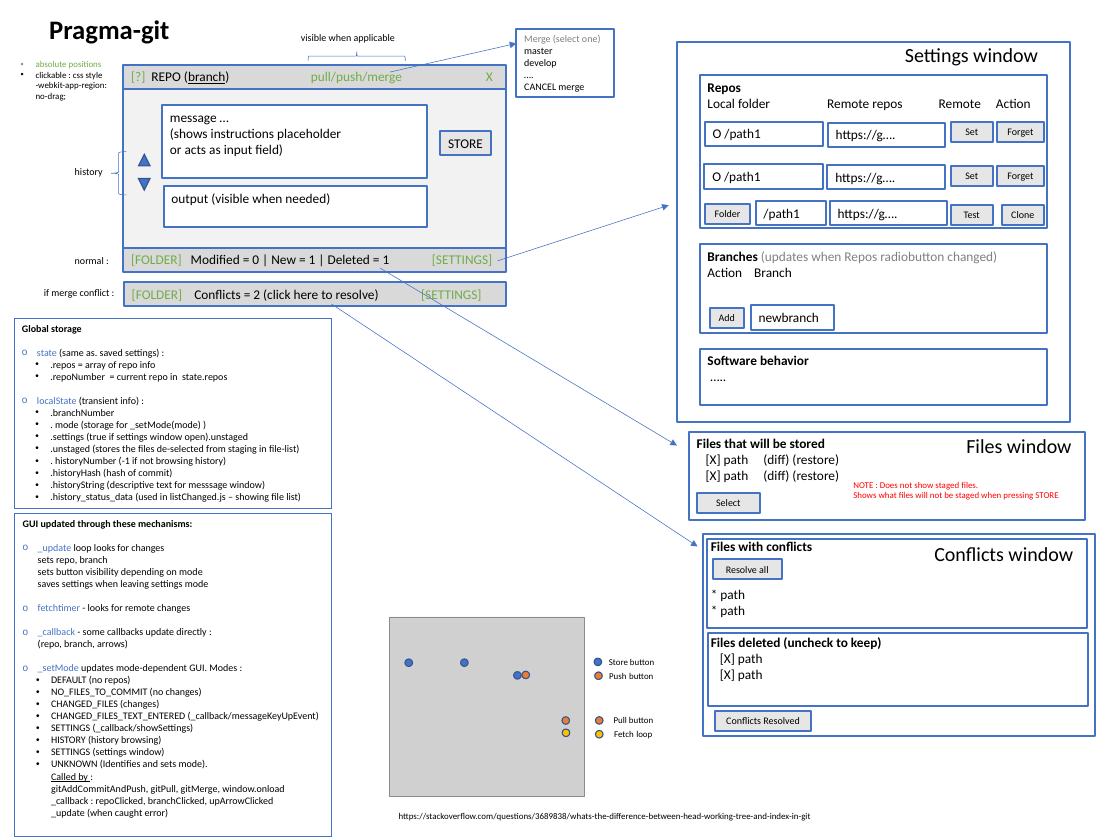
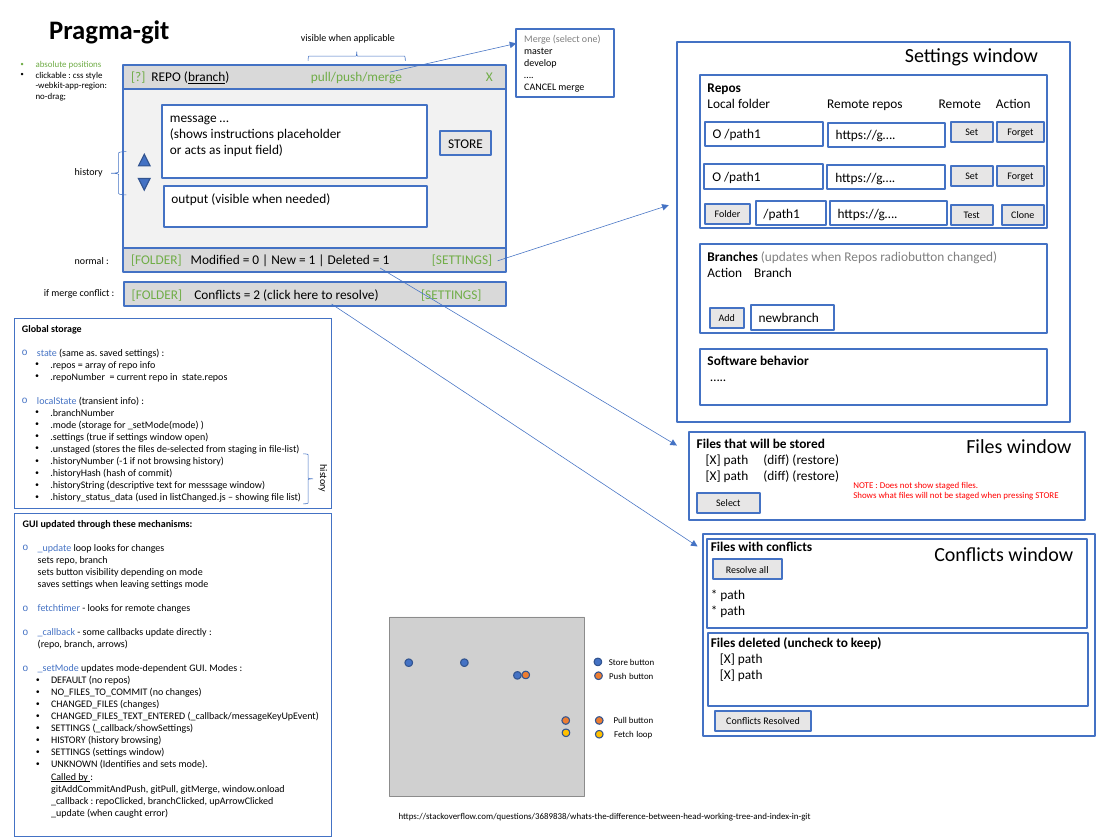
Before and after one commit to pragma-git/pragma-git, a slide deck: slide 1 of docs/Tech-overview.pptx. Drawn at 1120x840 pixels with LibreOffice and Linux fonts; fonts in the diff are those of the drawing; grey boxes stand for pictures. Boxes give left, top, right and bottom in pixels: in the first picture for what was removed or moved away, otherwise in the second. Text is boxed around its words. In the diff, an @@ line names an element or a change of style, - is before the commit and + after.

Commit message:
Improved tech docs

```diff
--- a/docs/Tech-overview.pptx
+++ b/docs/Tech-overview.pptx
@@ text in rectangle at <box>50,421,209,442</box>: text changed @@
-  • . mode (storage for _setMode(mode) )
-  • .settings (true if settings window open).unstaged
+  • .mode (storage for _setMode(mode) )
+  • .settings (true if settings window open)
@@ text in rectangle at <box>50,457,224,466</box>: spaces changed @@
-  • . historyNumber (-1 if not browsing history)
+  • .historyNumber (-1 if not browsing history)
@@ left brace added at <box>303,454,313,503</box>, outline #4472C4 0.5 pt @@
@@ text added at <box>318,467,330,492</box>, 9 pt, text #000000 @@
+history
```
